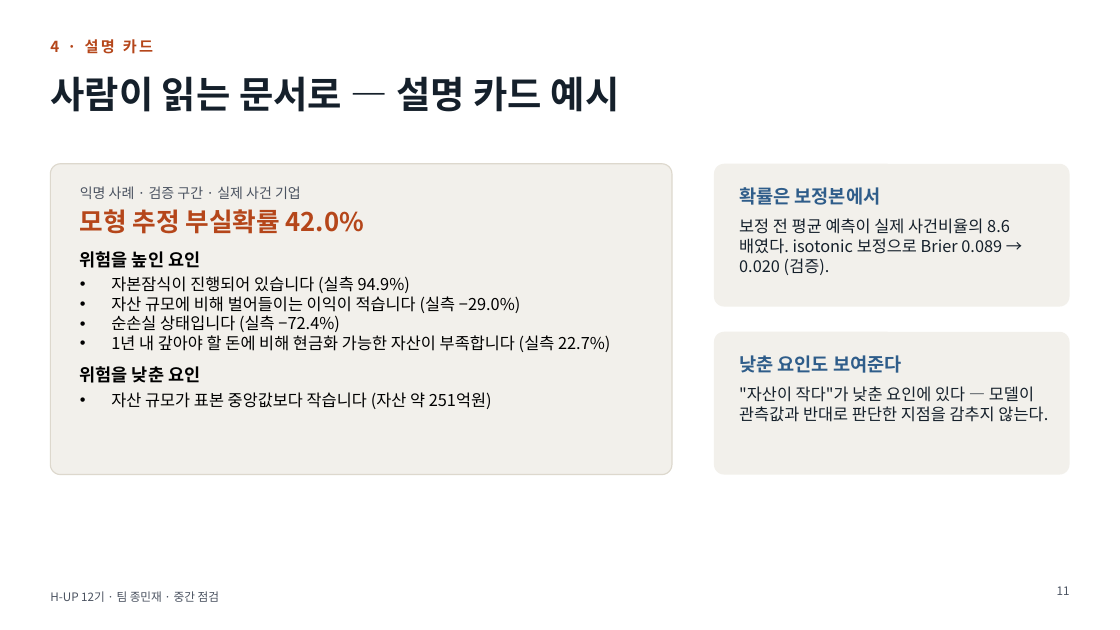
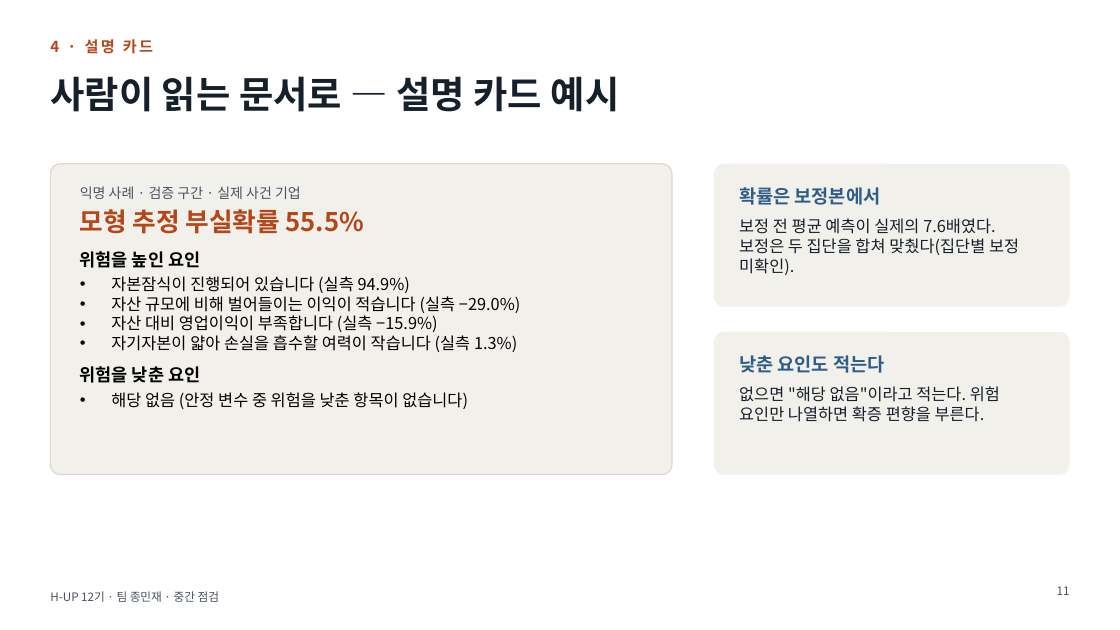
Before and after one commit to ejongmin/h-up-xai-project, a slide deck: slide 11 of 발표/중간점검_보고회.pptx. Drawn at 1120x630 pixels with LibreOffice and Linux fonts; fonts in the diff are those of the drawing. Boxes give left, top, right and bottom in pixels: in the first picture for what was removed or moved away, otherwise in the second. Text is boxed around its words. In the diff, an @@ line names an element or a change of style, - is before the commit and + after.

```diff
--- a/발표/중간점검_보고회.pptx
+++ b/발표/중간점검_보고회.pptx
@@ text at (80, 209, 364, 234): text changed @@
-모형 추정 부실확률 42.0%
+모형 추정 부실확률 55.5%
@@ text at (739, 218, 1019, 275): text changed @@
-보정 전 평균 예측이 실제 사건비율의 8.6배였다. isotonic 보정으로 Brier 0.089 → 0.020 (검증).
+보정 전 평균 예측이 실제의 7.6배였다. 보정은 두 집단을 합쳐 맞췄다(집단별 보정 미확인).
@@ text at (111, 315, 517, 352): text changed @@
-• 순손실 상태입니다 (실측 −72.4%)
-• 1년 내 갚아야 할 돈에 비해 현금화 가능한 자산이 부족합니다 (실측 22.7%)
+• 자산 대비 영업이익이 부족합니다 (실측 −15.9%)
+• 자기자본이 얇아 손실을 흡수할 여력이 작습니다 (실측 1.3%)
@@ text at (739, 355, 1000, 422): text changed @@
-낮춘 요인도 보여준다
-"자산이 작다"가 낮춘 요인에 있다 — 모델이 관측값과 반대로 판단한 지점을 감추지 않는다.
+낮춘 요인도 적는다
+없으면 "해당 없음"이라고 적는다. 위험 요인만 나열하면 확증 편향을 부른다.
@@ text at (111, 392, 468, 409): text changed @@
-• 자산 규모가 표본 중앙값보다 작습니다 (자산 약 251억원)
+• 해당 없음 (안정 변수 중 위험을 낮춘 항목이 없습니다)
```
Also in this commit, not shown: 11 other slides changed, 1 slide added, 1 slide removed, 4 other files.
